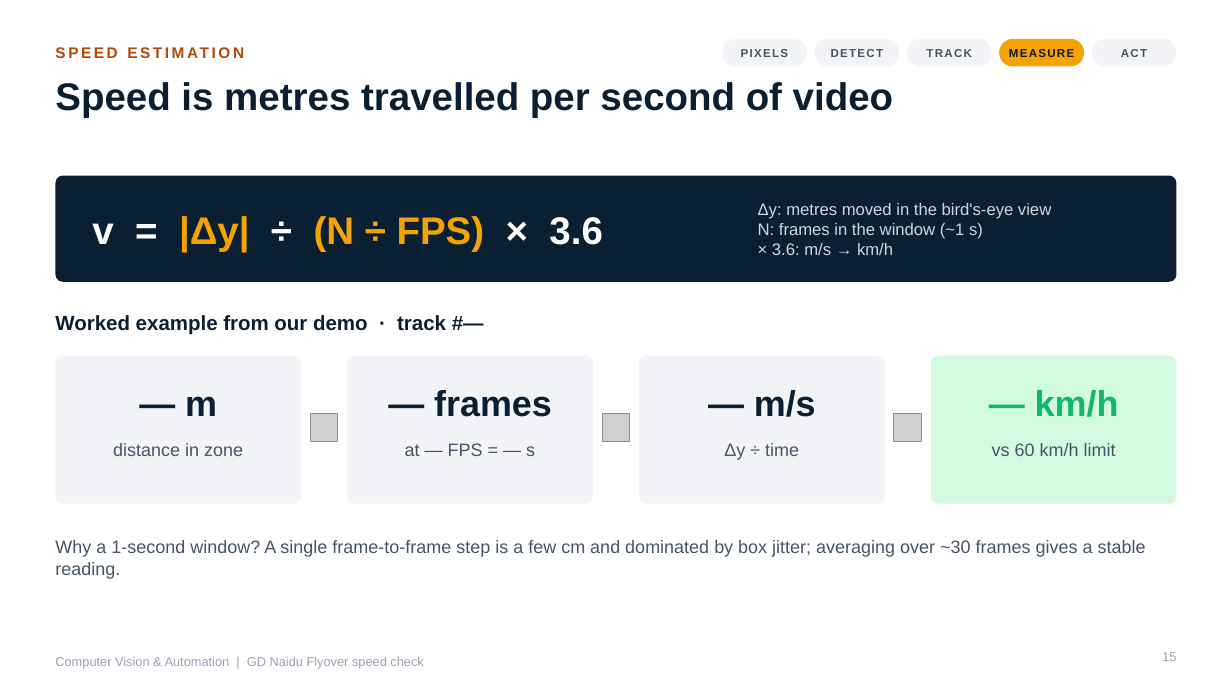
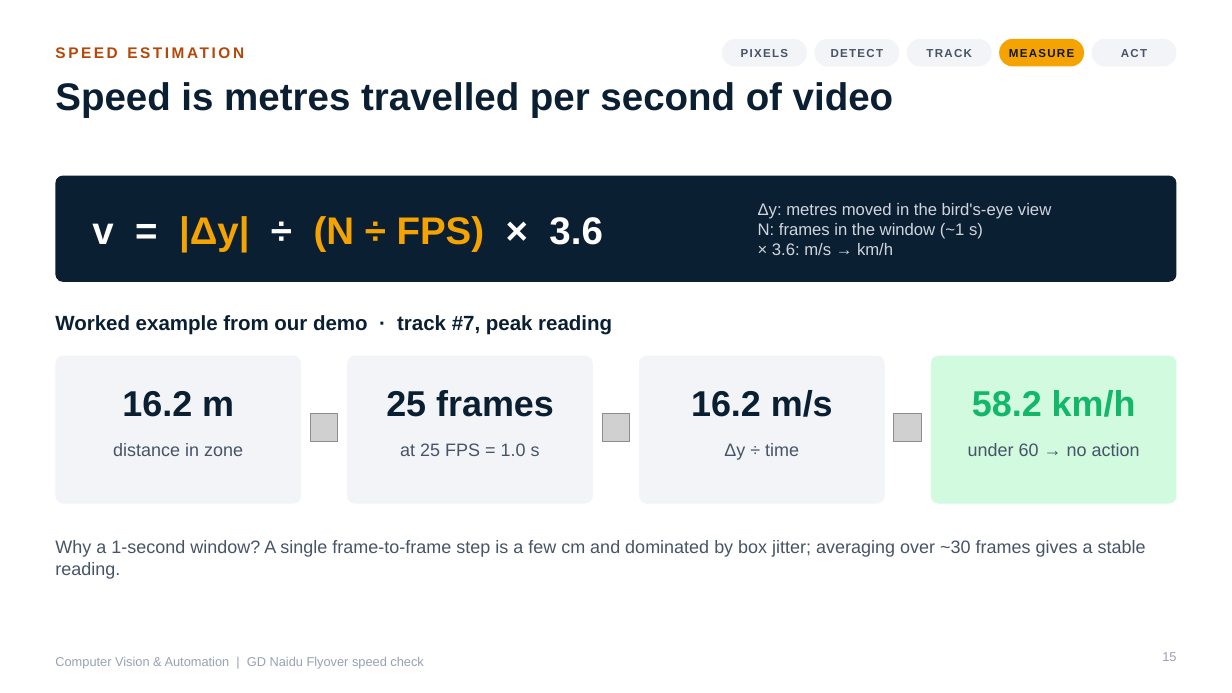
Before and after one commit to Prem-Dharshan/20XW97, a slide deck: slide 15 of cv-automation-ppt/CV_and_Automation.pptx. Drawn at 1232x693 pixels with LibreOffice and Linux fonts; fonts in the diff are those of the drawing; grey boxes stand for pictures. Boxes give left, top, right and bottom in pixels: in the first picture for what was removed or moved away, otherwise in the second. Text is boxed around its words. In the diff, an @@ line names an element or a change of style, - is before the commit and + after.

```diff
--- a/cv-automation-ppt/CV_and_Automation.pptx
+++ b/cv-automation-ppt/CV_and_Automation.pptx
@@ text at bbox=[55, 315, 612, 334]: text changed @@
-Worked example from our demo · track #—
+Worked example from our demo · track #7, peak reading
@@ text at bbox=[122, 391, 234, 417]: text changed @@
-— m
+16.2 m
@@ text at bbox=[386, 390, 554, 417]: text changed @@
-— frames
+25 frames
@@ text at bbox=[691, 390, 833, 417]: text changed @@
-— m/s
+16.2 m/s
@@ text at bbox=[972, 390, 1136, 417]: text changed @@
-— km/h
+58.2 km/h
@@ text at bbox=[400, 443, 540, 456]: text changed @@
-at — FPS = — s
+at 25 FPS = 1.0 s
@@ text at bbox=[968, 443, 1140, 456]: text changed @@
-vs 60 km/h limit
+under 60 → no action
```
Also in this commit, not shown: 10 other slides changed, 37 other files.
